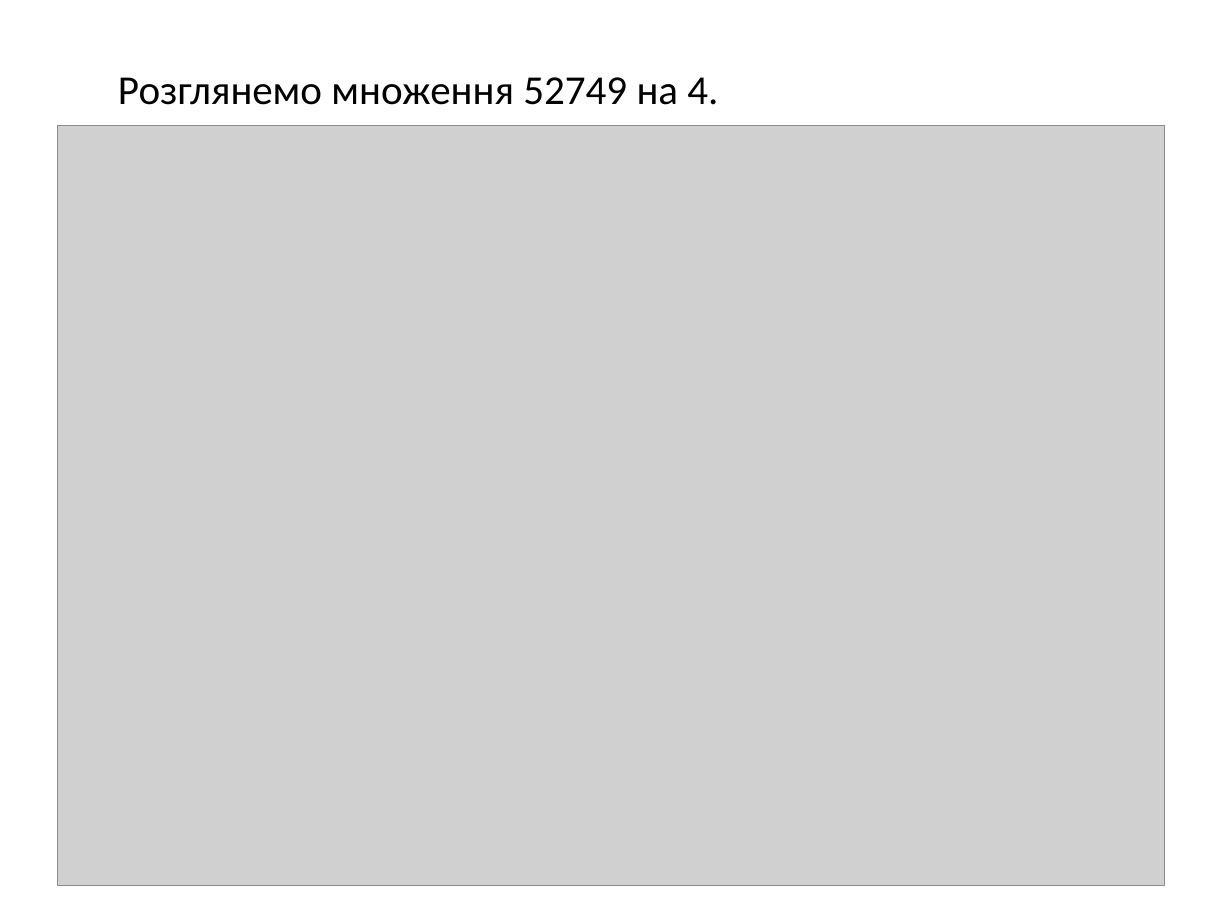
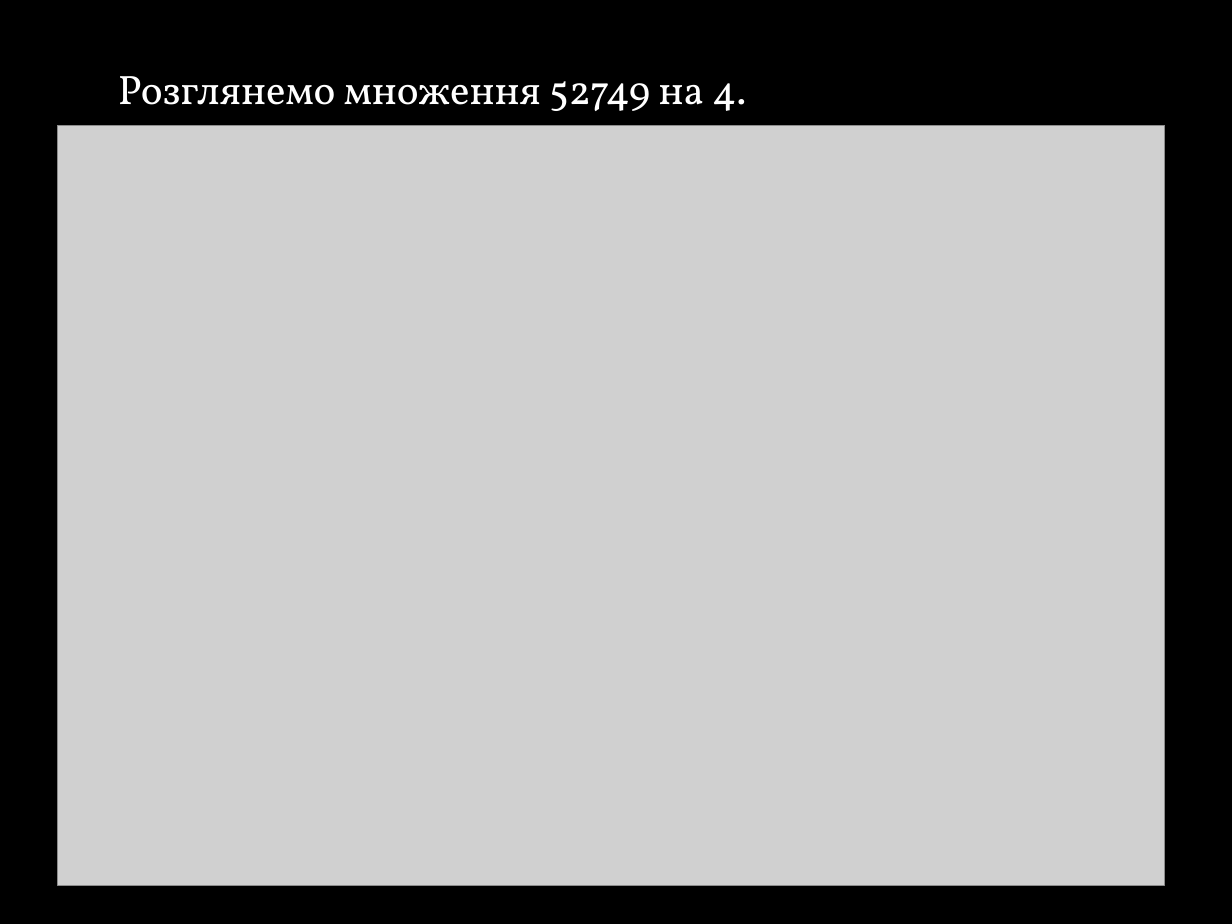
Before and after one commit to bastard2/Operating-System.-Laboratory-Work-1, a slide deck: slide 8 of ос.pptx. Drawn at 1232x924 pixels with LibreOffice and Linux fonts; fonts in the diff are those of the drawing; grey boxes stand for pictures; background and template pictures are left out. Boxes give left, top, right and bottom in pixels: in the first picture for what was removed or moved away, otherwise in the second. Text is boxed around its words. In the diff, an @@ line names an element or a change of style, - is before the commit and + after.

```diff
--- a/ос.pptx
+++ b/ос.pptx
@@ background #FFFFFF to picture (left out) @@
@@ text "Розглянемо множення 52749 на 4." at [118,76,746,111]: font Calibri to Vollkorn, text colour #000000 to #FFFFFF @@
```
Also in this commit, not shown: 7 other slides changed, 2 slides added, 2 slides removed.
